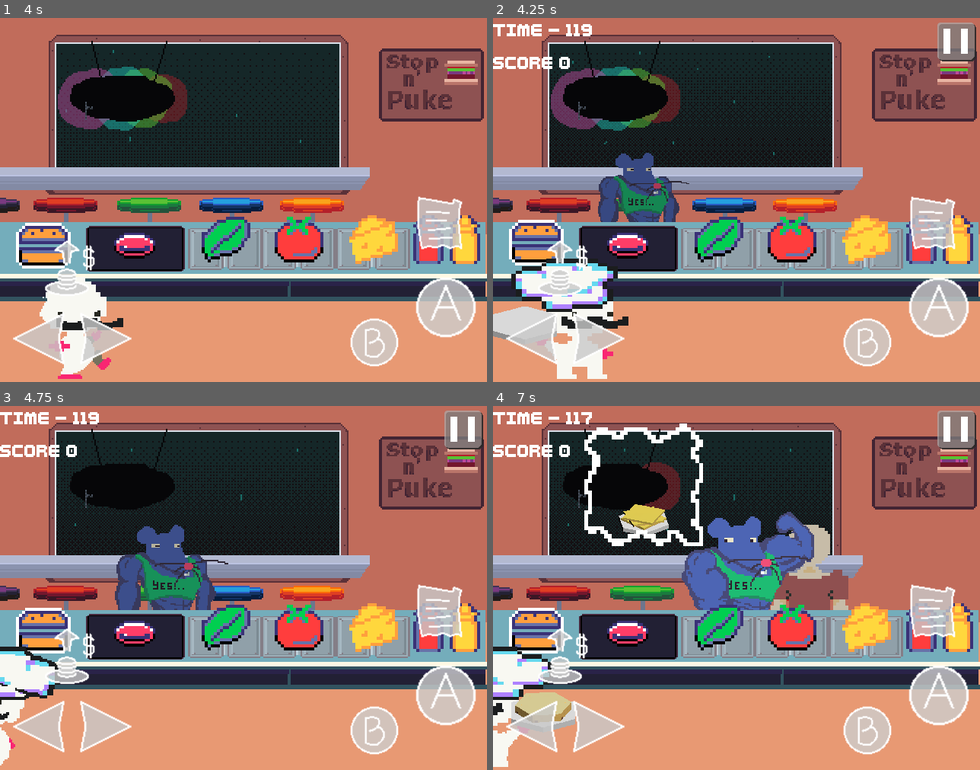
Above: before the commit, frames 1-4 (two rows, left to right).
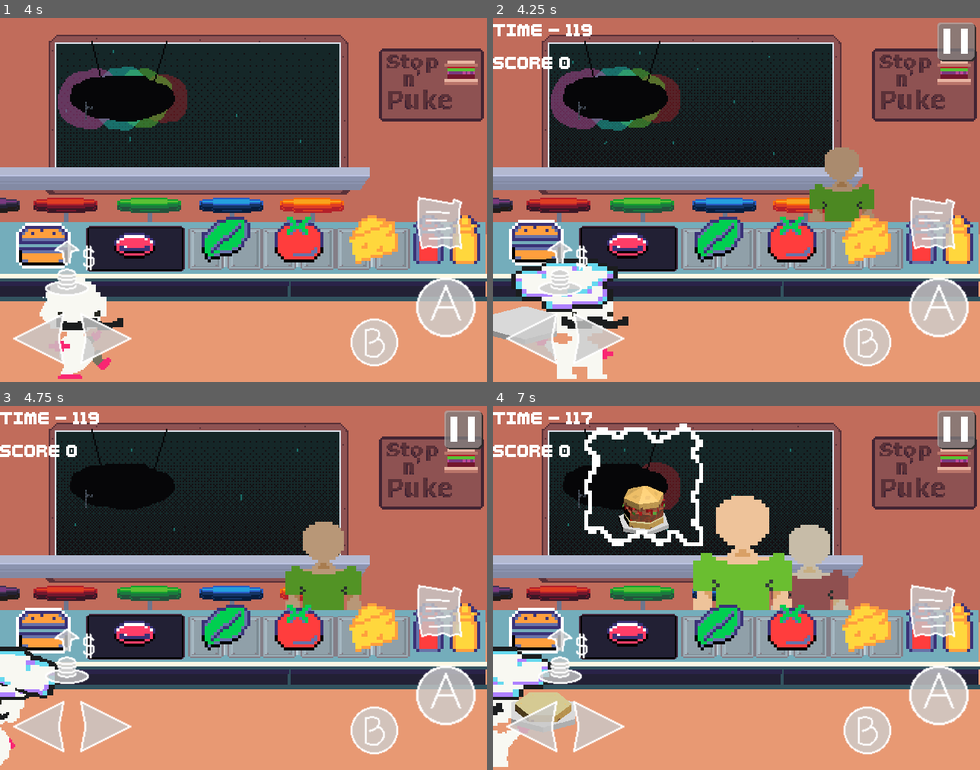
Above: after the commit, the same moments.

Repository: LettucePie/burgert
Game: Godot game, scene res://scenes/play.tscn
Two runs of this game, one before a commit and one after it. Both use one fixed random seed, a clock stepped at 60 frames per second and the inputs below. Sound files missing from this copy of the repository are replaced by a short silence.
Inputs (mouse positions are in pixels of both pictures, inside the frame that each line leads up to):
- Up to frame 1 (4 s): click "Play" at 0.5 s; tap Enter (menu) at 1.25 s; move the mouse to (350, 181) at 1.27 s; hold Right (right) 1.28-2 s; tap Z (confirm) at 1.35, 2.85 s; click (350, 181) at 1.42 s; drag from (146, 218) to (219, 272) at 2.02 s; move the mouse to (292, 119) at 2.77 s; hold Right (right) 2.78-3.5 s; drag from (219, 272) to (97, 145) at 3.52 s
- Up to frame 2 (4.25 s): no input
- Up to frame 3 (4.75 s): move the mouse to (389, 642) at 4.27 s; hold Left (left) from 4.28 s (still down); tap Z (confirm) at 4.35 s
- Up to frame 4 (7 s): release Left (left) at 5 s; drag from (590, 533) to (663, 497) at 5.02 s; move the mouse to (760, 588) at 5.77 s; hold Down (down) 5.78-6.5 s; tap Z (confirm) at 5.85 s; click (760, 588) at 5.92 s; drag from (663, 497) to (639, 606) at 6.52 s

Frame 1 is identical in both runs. In frame 2, 3.9% of the frame differs, in the area x 21-79%, y 35-57%; in frame 3, 5.9%; in frame 4, 6.7%, in the area x 4-66%, y 21-88%.

Commit message:
making sure consecutive orders land

Diff:
--- a/scenes/game/kitchen.gd
+++ b/scenes/game/kitchen.gd
@@ -50,7 +50,6 @@
 func _pick_normy() -> int:
 	var result : int = customers.find(normy_customers.pick_random())
 	if queue.size() > 0:
-		print("Queue Larger than 0")
 		var filter_repeats = []
 		for n in normy_customers:
 			var normy_idx = customers.find(n)
@@ -77,6 +76,7 @@
 	if !_check_repeat(idx):
 		print("Unique Customer is not an immediate repeat.")
 		if unique_customer.consecutive_orders > 1:
+			print("Unique Customer has consecutive Orders")
 			for x in unique_customer.consecutive_orders:
 				result = [
 					idx,
@@ -103,7 +103,7 @@
 	print("Eligible Unique Customers Size: ", eligible_pool.size())
 
 	randomize()
-	for i in 30:
+	for i in 38:
 		print("Queue Build, ", i)
 		if randf() <= 0.5:
 			print("Tossing in a normy")
